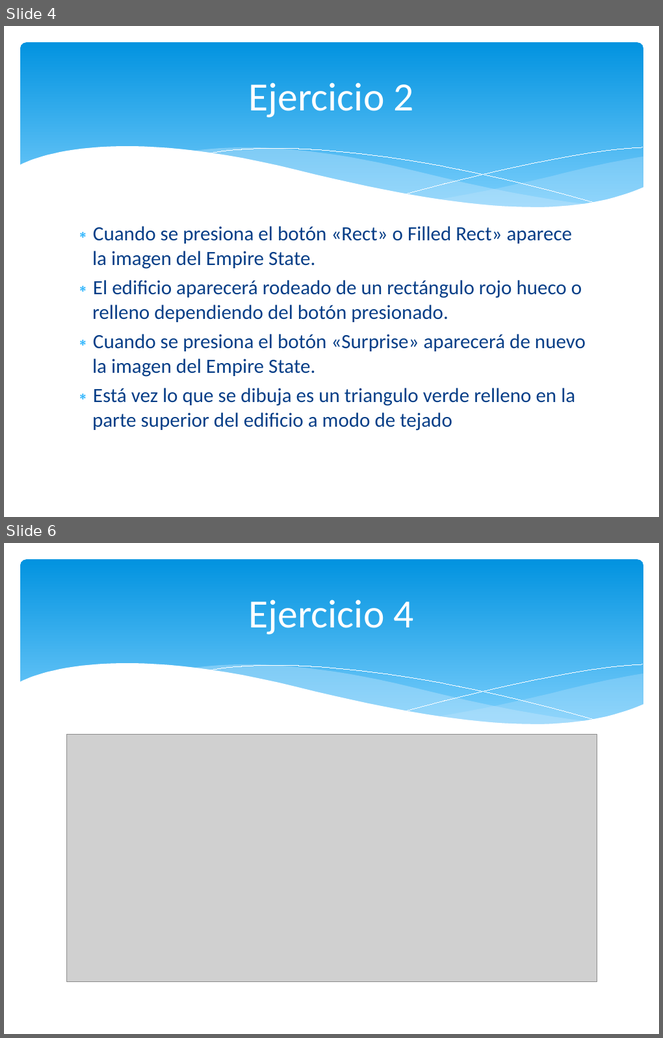
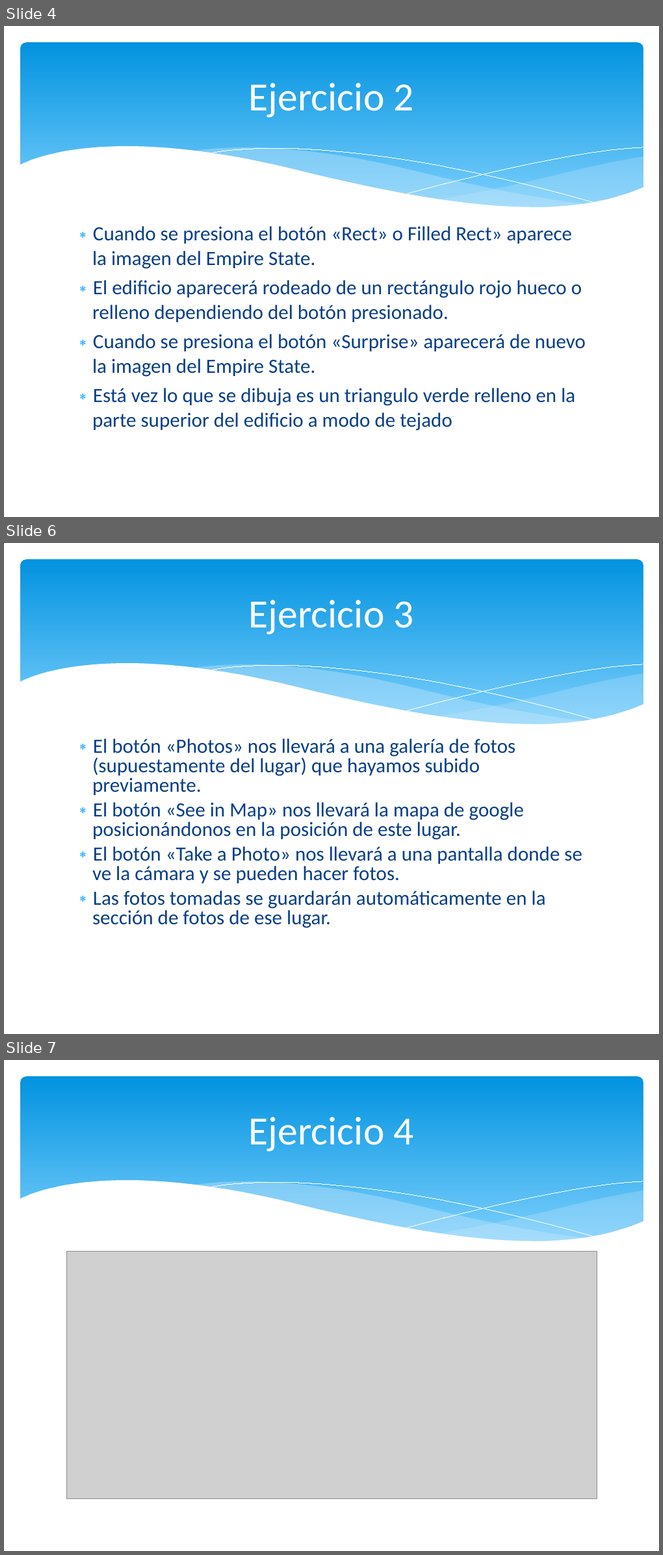
Before and after one commit to desperado1992/ivandroid, a slide deck: doc/Entrega Bloque I Android.ppt. Shown one above the other, each under a label of ours: slides 4 and 6 before the commit, slides 4, 6 and 7 after it; the slides between them are not shown. The pictures are 663x1038 and 663x1555 pixels, drawn with LibreOffice and Linux fonts; fonts in the diff are those of the drawing; grey boxes stand for pictures. Boxes give left, top, right and bottom in pixels: in the first picture for what was removed or moved away, otherwise in the second. Text is boxed around its words. In the diff, an @@ line names an element or a change of style, - is before the commit and + after.

```diff
--- a/doc/Entrega Bloque I Android.ppt
+++ b/doc/Entrega Bloque I Android.ppt
@@ slide 6 added at <box>4,543,659,1034</box>, background #FFFFFF; not listed: 6 template elements that a slide beside it also shows @@
@@ title added at <box>249,600,414,635</box>, 44 pt, text #FFFFFF @@
+Ejercicio 3
@@ text added at <box>92,739,582,928</box>, 22.2 pt, text #073E87 @@
+∗ El botón «Photos» nos llevará a una galería de fotos (supuestamente del lugar) que hayamos subido previamente.
+∗ El botón «See in Map» nos llevará la mapa de google posicionándonos en la posición de este lugar.
+∗ El botón «Take a Photo» nos llevará a una pantalla donde se ve la cámara y se pueden hacer fotos.
+∗ Las fotos tomadas se guardarán automáticamente en la sección de fotos de ese lugar.
@@ what was slide 6 is now slide 7 @@
```
Also in this commit, not shown: 1 other slide added, 1 slide removed.
